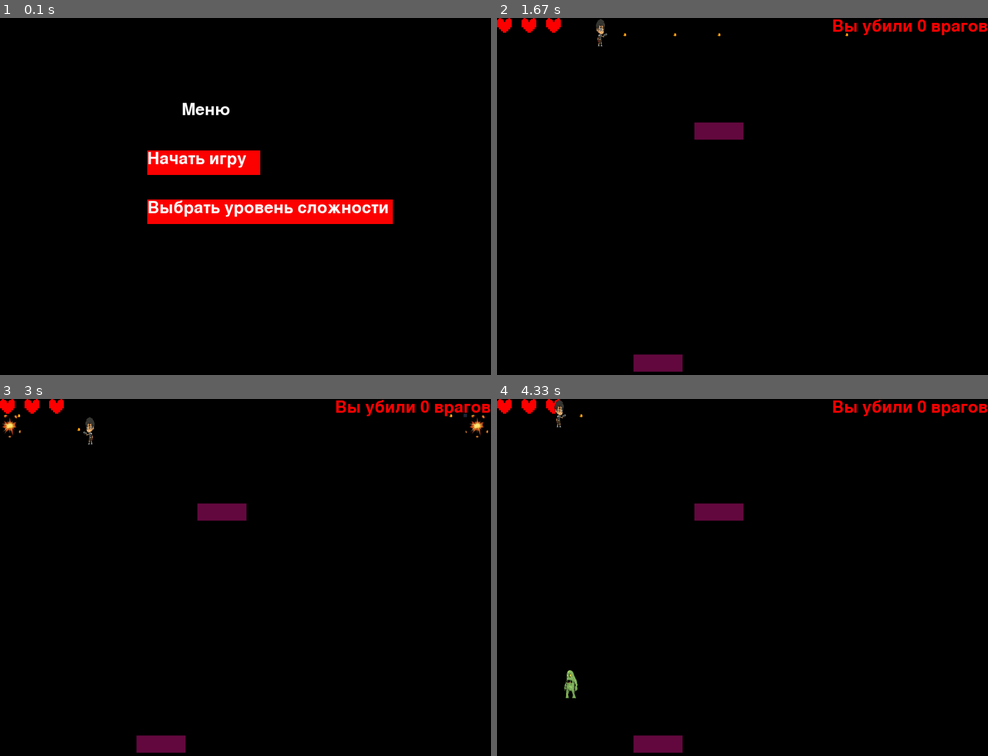
Above: before the commit, frames 1-4 (two rows, left to right).
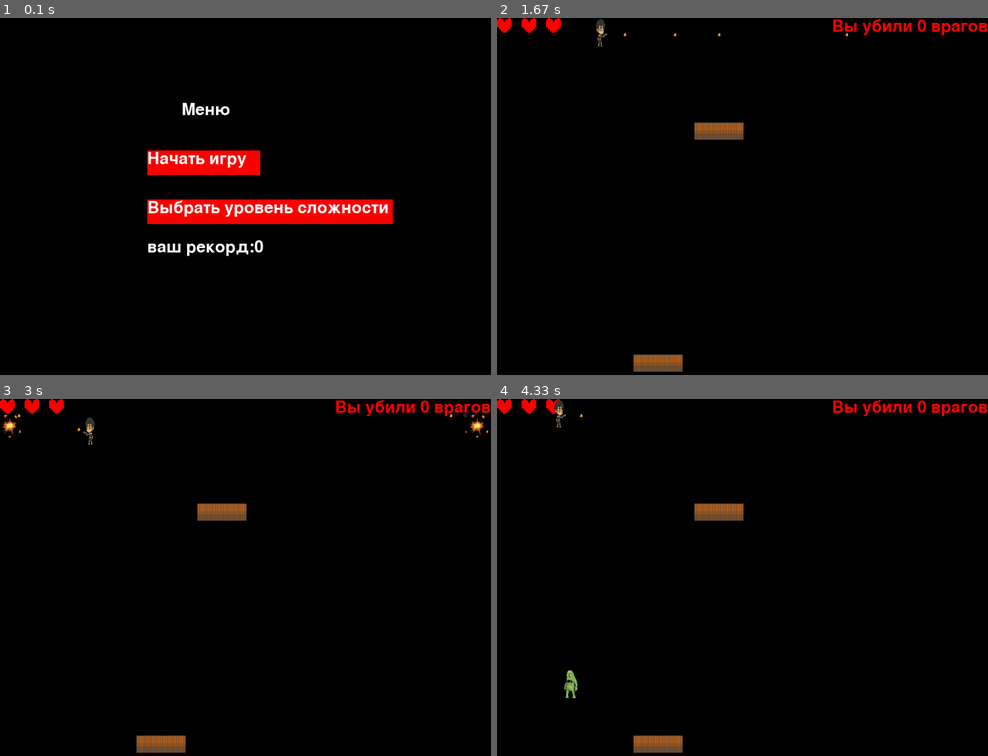
Above: after the commit, the same moments.

Repository: code-n-cry/pygame-tutoring-project
Game: pygame game, started from game.py
Same seed, same stepped clock (60 frames per second), same inputs: the game is played once before the commit and once after it.
Inputs (mouse positions are in pixels of both pictures, inside the frame that each line leads up to):
- Up to frame 1 (0.1 s): no input
- Up to frame 2 (1.67 s): click "Начать игру" at 0.38 s; tap Space at 0.67, 1.07, 1.37, 1.57 s; hold D 1-1.47 s; move the mouse to (742, 239) at 1.03 s; hold W from 1.5 s (still down); move the mouse to (791, 300) at 1.53 s
- Up to frame 3 (3 s): release W at 1.8 s; hold D 1.83-2.3 s; move the mouse to (93, 688) at 1.87 s; tap Space at 1.9, 2.2, 2.4, 2.7, 2.97 s; hold A 2.33-2.87 s; move the mouse to (427, 734) at 2.37 s; hold S from 2.9 s (still down); move the mouse to (117, 448) at 2.93 s
- Up to frame 4 (4.33 s): release S at 3.2 s; hold A 3.23-3.63 s; move the mouse to (624, 516) at 3.27 s; tap Space at 3.3, 3.6, 3.73, 4.13 s; hold W 3.67-4.03 s; move the mouse to (717, 698) at 3.7 s; hold D from 4.07 s (still down); move the mouse to (742, 641) at 4.1 s

The runs differ from the first frame. In frame 1, 0.4% of the frame differs, in the area x 30-54%, y 62-67%; in frame 2, 1.0%, in the area x 27-51%, y 29-100%; in frame 3, 1.0%; in frame 4, 1.0%.

Commit message:
добавили рекоды

Diff:
--- a/game.py
+++ b/game.py
@@ -1,8 +1,13 @@
 import pygame
 import random
+import sqlite3
 
 pygame.init()
-
+con = sqlite3.connect('records.db')
+cursor = con.cursor()
+cursor.execute('''CREATE TABLE IF NOT EXISTS records(id PRIMARY KEY,record INTEGER)''')
+con.commit()
+con.close()
 WIDTH, HEIGHT = 1000, 800
 clock = pygame.time.Clock()
 screen = pygame.display.set_mode((WIDTH, HEIGHT))
@@ -72,7 +77,16 @@
 
 
 class Menu:
+
     def __init__(self):
+        con = sqlite3.connect('records.db')
+        cursor = con.cursor()
+        record_menu = cursor.execute('''SELECT record FROM records''').fetchall()
+        record = 0
+        if record_menu:
+            record = max(record_menu)
+        con.commit()
+        con.close()
         self.start_btn = pygame.rect.Rect(300, 270, 230, 50)
         self.btn_text = font.render("Начать игру", True, (255, 255, 255))
         self.easy_btn = pygame.rect.Rect(300, 170, 230, 50)
@@ -86,6 +100,7 @@
             "Выбрать уровень сложности", True, (255, 255, 255)
         )
         self.menu_text = font.render("Меню", True, (255, 255, 255))
+        self.kill_text = font.render(f'ваш рекорд:{record}', True,(255,255,255))
         self.easy_pressed = False
         self.normal_pressed = False
         self.difficult_pressed = False
@@ -180,6 +195,7 @@
             screen.blit(self.menu_text, (370, 170))
             screen.blit(self.btn_text, (300, 270))
             screen.blit(self.difficult_btn_text, (300, 370))
+            screen.blit(self.kill_text,(300,450))
         else:
             if self.easy_pressed is False:
                 pygame.draw.rect(screen, (255, 0, 0), self.easy_btn)
@@ -210,14 +226,15 @@
     def draw(self, screen):
         screen.blit(self.image, self.rect)
 
-
 class Wall(pygame.sprite.Sprite):
     def __init__(self, x, y):
         super().__init__()
+        self.image = pygame.image.load("images/wall.png")
+        self.image = pygame.transform.scale(self.image, (100, 35))
         self.rect = pygame.Rect(x, y, 100, 35)
 
     def draw(self, screen):
-        pygame.draw.rect(screen, (100, 10, 65), self.rect)
+        screen.blit(self.image, self.rect)
 
 
 class Bullet(pygame.sprite.Sprite):
@@ -333,6 +350,11 @@
                     enemy_group.add(enemy)
                     if pygame.sprite.collide_rect(i, player):
                         player.alive = False
+                        con = sqlite3.connect('records.db')
+                        cursor = con.cursor()
+                        cursor.execute(''' INSERT INTO records(record) VALUES(?)''',(kill_count))
+                        cursor.commit()
+                        con.close()
                     if i.rect.x < 0:
                         i.kill()
     if not menu.in_menu:
Binary file added: images/wall.png
Binary file added: records.db
